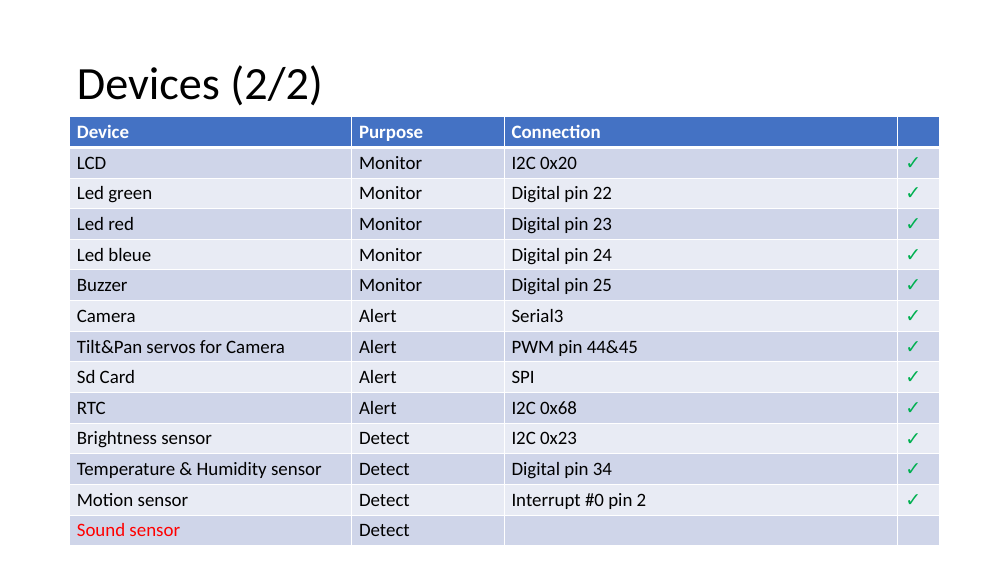
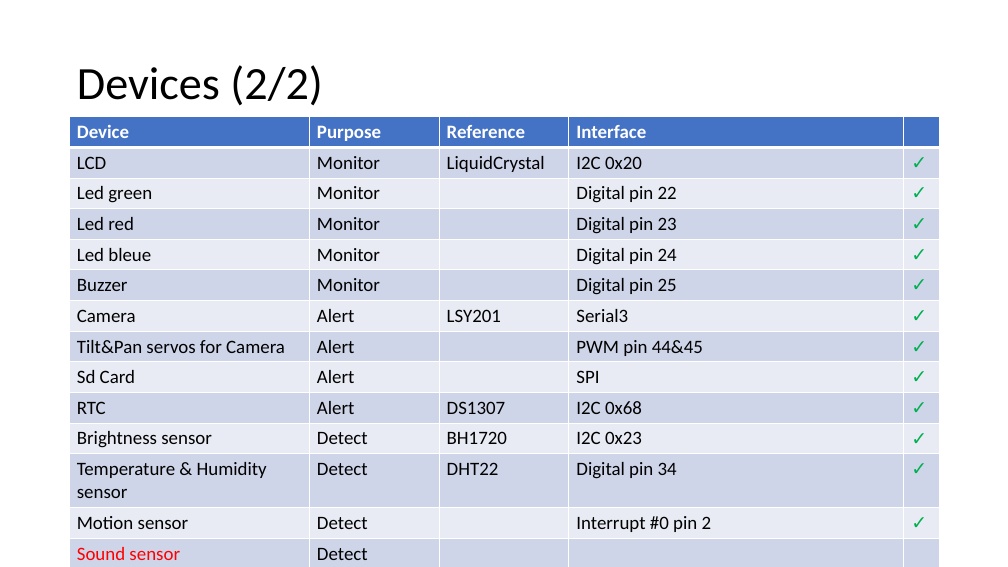
Before and after one commit to RobotEdh/RobotMicroControl, a slide deck: slide 5 of libraries/Diagramm Robot v2.pptx. Drawn at 1008x567 pixels with LibreOffice and Linux fonts; fonts in the diff are those of the drawing. Boxes give left, top, right and bottom in pixels: in the first picture for what was removed or moved away, otherwise in the second. Text is boxed around its words. In the diff, an @@ line names an element or a change of style, - is before the commit and + after.

```diff
--- a/libraries/Diagramm Robot v2.pptx
+++ b/libraries/Diagramm Robot v2.pptx
@@ table at (70, 116, 941, 567) @@
-column 3: Connection | I2C 0x20 | Digital pin 22 | Digital pin 23 | Digital pin 24 | Digital pin 25 | Serial3 | PWM pin 44&45 | SPI | I2C 0x68 | I2C 0x23 | Digital pin 34 | Interrupt #0 pin 2 | 
+column 3: Reference | LiquidCrystal |  |  |  |  | LSY201 |  |  | DS1307 | BH1720 | DHT22 |  | 
+column 4: Interface | I2C 0x20 | Digital pin 22 | Digital pin 23 | Digital pin 24 | Digital pin 25 | Serial3 | PWM pin 44&45 | SPI | I2C 0x68 | I2C 0x23 | Digital pin 34 | Interrupt #0 pin 2 | 
```
Also in this commit, not shown: 1 other slide changed, 4 other files.
